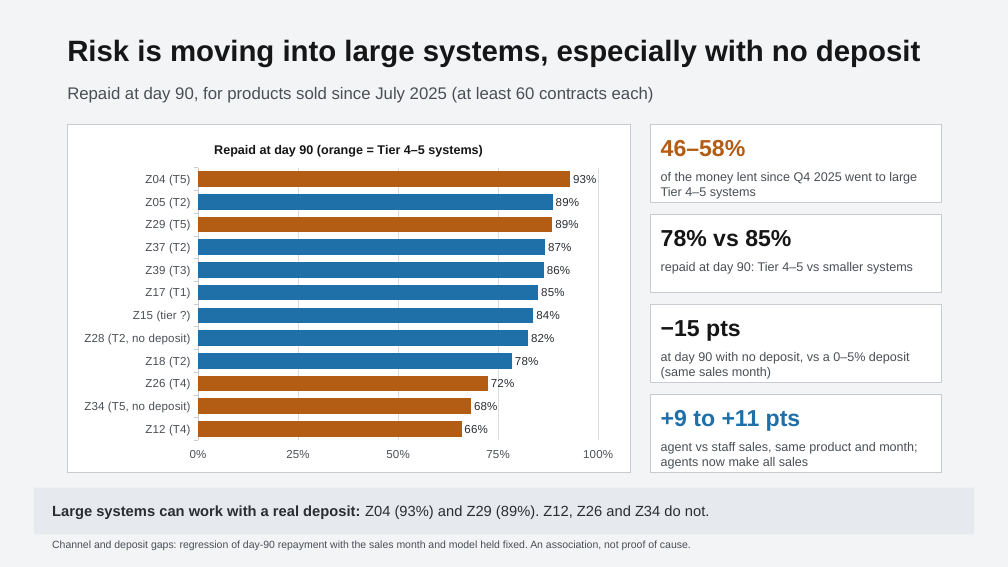
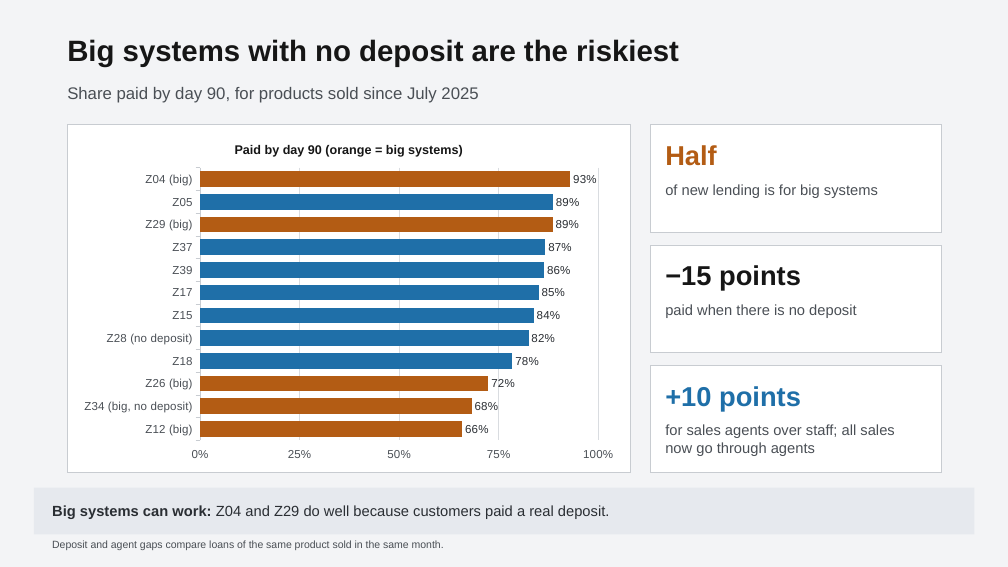
Before and after one commit to chilalaabubakar/EDA, a slide deck: slide 6 of case_study_5_paygo/Case_5_-_Decision_Briefing.pptx. Drawn at 1008x567 pixels with LibreOffice and Linux fonts; fonts in the diff are those of the drawing. Boxes give left, top, right and bottom in pixels: in the first picture for what was removed or moved away, otherwise in the second. Text is boxed around its words. In the diff, an @@ line names an element or a change of style, - is before the commit and + after.

```diff
--- a/case_study_5_paygo/Case_5_-_Decision_Briefing.pptx
+++ b/case_study_5_paygo/Case_5_-_Decision_Briefing.pptx
@@ text at (67,39,679,67): text changed @@
-Risk is moving into large systems, especially with no deposit
+Big systems with no deposit are the riskiest
@@ text at (67,87,478,103): text changed @@
-Repaid at day 90, for products sold since July 2025 (at least 60 contracts each)
+Share paid by day 90, for products sold since July 2025
@@ bar chart at (73,129,625,468) @@
@@ title "Repaid at day 90 (orange = Tier 4–5 systems)" to "Paid by day 90 (orange = big systems)" @@
-categories: Z12 (T4), Z34 (T5, no deposit), Z26 (T4), Z18 (T2), Z28 (T2, no deposit), Z15 (tier ?), Z17 (T1), Z39 (T3), Z37 (T2), Z29 (T5), Z05 (T2), Z04 (T5)
+categories: Z12 (big), Z34 (big, no deposit), Z26 (big), Z18, Z28 (no deposit), Z15, Z17, Z39, Z37, Z29 (big), Z05, Z04 (big)
@@ rectangle: place and size @@
-rectangle at (650,125,941,203)
+rectangle at (650,125,941,232)
@@ text removed at (661,140,746,157) @@
-46–58%
@@ text added at (665,145,717,166), 26 pt, text #B35C14, bold @@
+Half
@@ text removed at (661,172,917,199) @@
-of the money lent since Q4 2025 went to large Tier 4–5 systems
@@ text added at (665,184,878,198), 14 pt, text #4A4F55 @@
+of new lending is for big systems
@@ rectangle removed at (650,215,941,293) @@
@@ text removed at (661,230,791,247) @@
-78% vs 85%
@@ rectangle: place and size @@
-rectangle at (650,305,941,383)
+rectangle at (650,245,941,352)
@@ text removed at (661,262,913,274) @@
-repaid at day 90: Tier 4–5 vs smaller systems
@@ text at (665,265,801,290): text changed; size 22 to 26 pt @@
-−15 pts
+−15 points
@@ text added at (665,304,856,318), 14 pt, text #4A4F55 @@
+paid when there is no deposit
@@ text removed at (661,352,910,379) @@
-at day 90 with no deposit, vs a 0–5% deposit (same sales month)
@@ rectangle: place and size @@
-rectangle at (650,395,941,473)
+rectangle at (650,365,941,473)
@@ text added at (665,386,801,410), 26 pt, text #1F6FA8, bold @@
++10 points
@@ text removed at (661,410,801,431) @@
-+9 to +11 pts
@@ text at (665,424,894,456): text changed; size 12 to 14 pt @@
-agent vs staff sales, same product and month; agents now make all sales
+for sales agents over staff; all sales now go through agents
@@ text at (52,505,610,519): text changed @@
-Large systems can work with a real deposit: Z04 (93%) and Z29 (89%). Z12, Z26 and Z34 do not.
+Big systems can work: Z04 and Z29 do well because customers paid a real deposit.
@@ text at (52,540,444,550): text changed @@
-Channel and deposit gaps: regression of day-90 repayment with the sales month and model held fixed. An association, not proof of cause.
+Deposit and agent gaps compare loans of the same product sold in the same month.
```
Also in this commit, not shown: 8 other slides changed.
